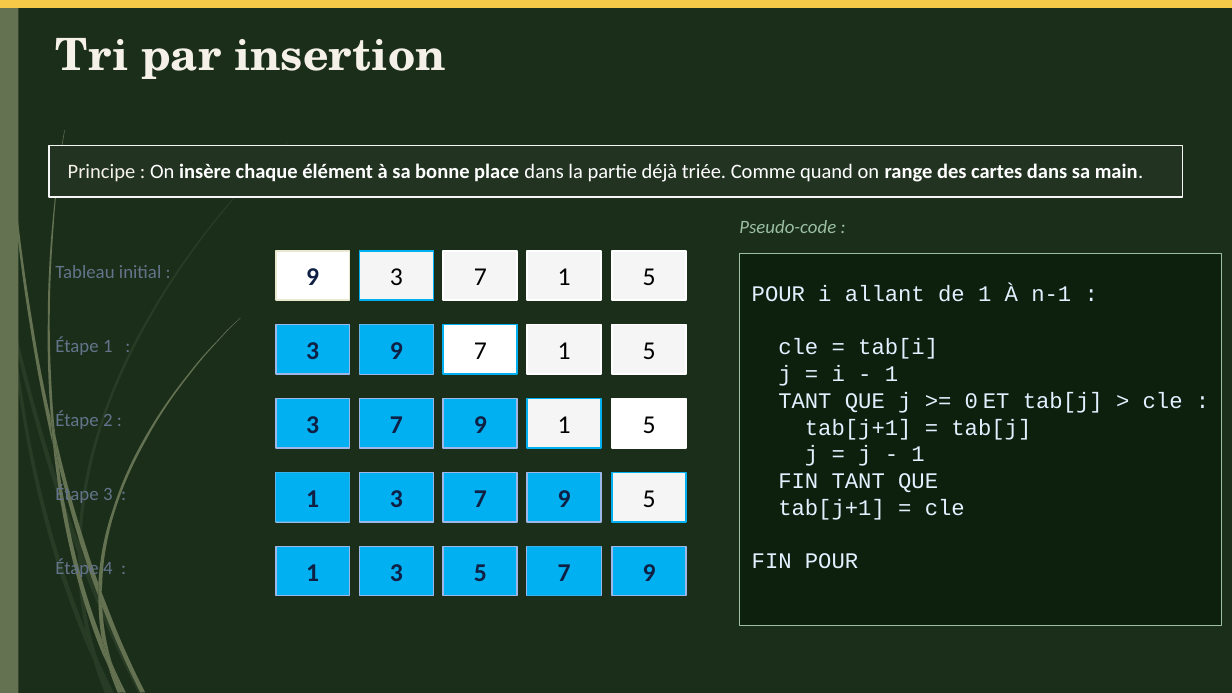
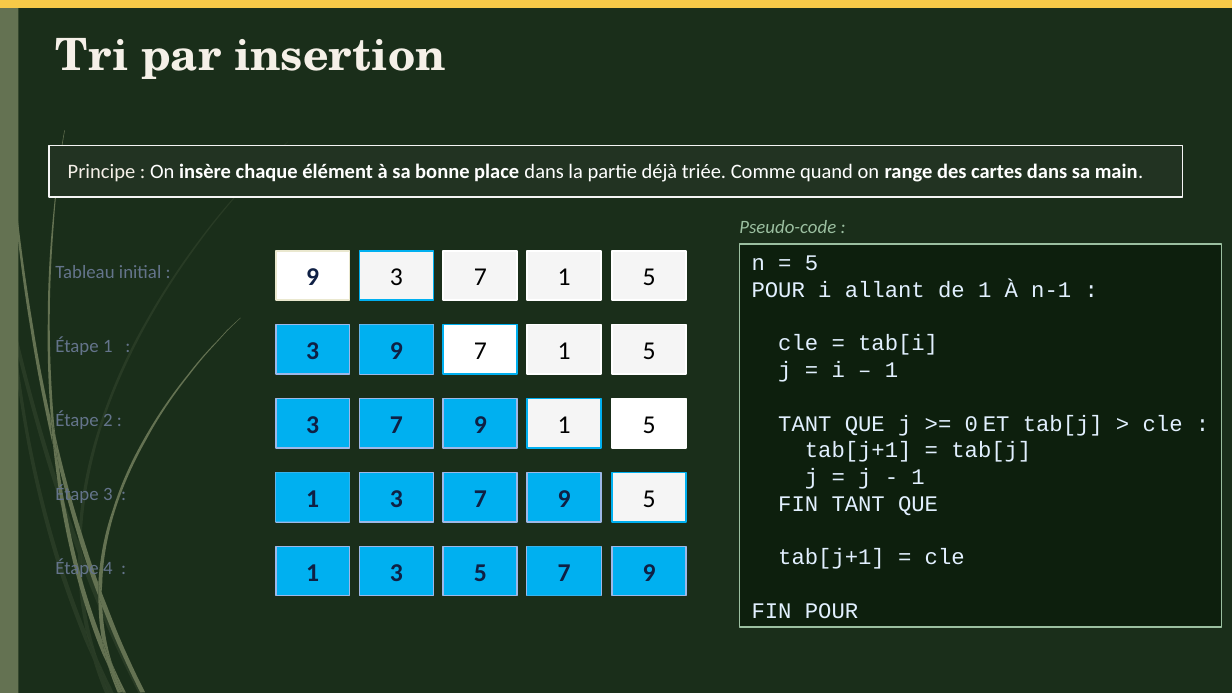
Before and after one commit to Karenkorra/Test_Java_Group6, a slide deck: slide 9 of Java_Groupe6.pptx. Drawn at 1232x693 pixels with LibreOffice and Linux fonts; fonts in the diff are those of the drawing. Boxes give left, top, right and bottom in pixels: in the first picture for what was removed or moved away, otherwise in the second. Text is boxed around its words. In the diff, an @@ line names an element or a change of style, - is before the commit and + after.

```diff
--- a/Java_Groupe6.pptx
+++ b/Java_Groupe6.pptx
@@ rectangle "n = 5": place and size @@
-rectangle "n = 5" at <box>739,254,1222,626</box>
+rectangle "n = 5" at <box>739,244,1222,627</box>
@@ text in rectangle at <box>752,255,818,271</box>: paragraph added @@
+n = 5
@@ text in rectangle at <box>778,361,898,382</box>: text changed @@
-j = i - 1
+j = i – 1
```
Also in this commit, not shown: 4 other slides changed.
